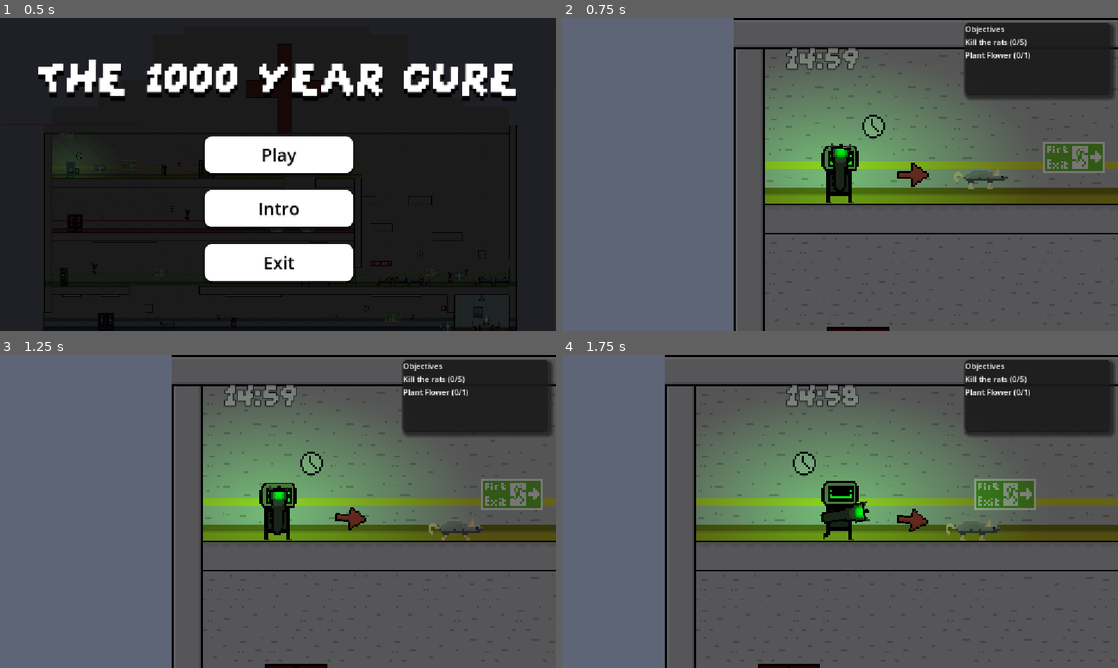
Above: before the commit, frames 1-4 (two rows, left to right).
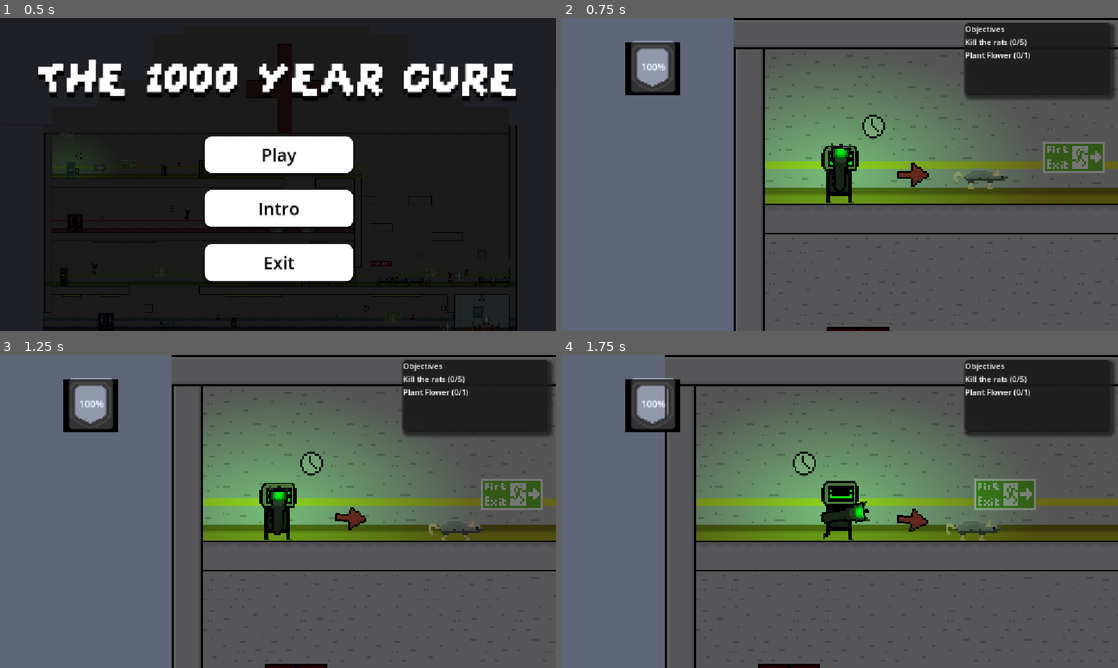
Above: after the commit, the same moments.

Repository: Milo-Griffiths/GameJam-Time
Game: Godot game, scene res://scenes/main.tscn
Same seed, same stepped clock (60 frames per second), same inputs: the game is played once before the commit and once after it.
Inputs (mouse positions are in pixels of both pictures, inside the frame that each line leads up to):
- Up to frame 1 (0.5 s): no input
- Up to frame 2 (0.75 s): click "Play" at 0.5 s
- Up to frame 3 (1.25 s): no input
- Up to frame 4 (1.75 s): tap Enter (ui_accept) at 1.25, 1.52 s; move the mouse to (962, 495) at 1.27 s; hold Right (right) from 1.28 s (still down); hold E (Interact) from 1.28 s (still down)

Frame 1 is identical in both runs. In frame 2, 2.2% of the frame differs, in the area x 11-54%, y 7-25%; in frame 3, 2.2%; in frame 4, 2.2%.
Error in both runs: Invalid access to property or key 'global_position' on a base object of type 'null instance'. (res://assets/scripts/interactable.gd:12)

Commit message:
added hp bar

Diff:
--- a/assets/scripts/BatteryTimer.gd
+++ b/assets/scripts/BatteryTimer.gd
@@ -18,3 +18,10 @@
 	var mins : int = time / 60
 	var sec : int = int(time) % 60
 	text = str(mins) +":"+ str(sec)
+
+
+
+
+
+func _on_player_ui_hit() -> void:
+	pass # Replace with function body.
--- a/assets/scripts/player.gd
+++ b/assets/scripts/player.gd
@@ -11,6 +11,7 @@
 var moving = false
 var canjump = 2
 signal died
+signal hurt
 
 #interaction stuff
 #var Interact_prompt = load("res://scenes/UI/interaction_ui.tscn")
@@ -103,7 +104,8 @@
 		animated_sprite_2d.play("damage")
 		is_hurt = true
 		point_light.color = Color.RED
-		hp = hp -10
+		hp -= 10
+		emit_signal("hurt")
 		iframes = 5
 	if iframes > 0:
 		iframes = iframes - delta * 10
--- /dev/null
+++ b/scenes/UI/Hp_bar.gd
@@ -0,0 +1,23 @@
+extends ProgressBar
+
+const maxhp = 100
+var health =100
+
+func _ready():
+	health = maxhp
+
+# Called every frame. 'delta' is the elapsed time since the previous frame.
+func _process(delta: float) -> void:
+	$".".value = (float(health)/float(maxhp))*100
+	print((health/maxhp)*100)
+
+func damadge(dmg):
+	health -= dmg
+func regen(boost):
+	health += boost
+	if(health > maxhp):
+		health = maxhp
+
+
+func _on_player_ui_hit() -> void:
+	damadge(10)
--- /dev/null
+++ b/scenes/UI/emit.gd
@@ -0,0 +1,8 @@
+extends Control
+
+signal hit
+# Called when the node enters the scene tree for the first time.
+
+
+func _on_player_hurt() -> void:
+	emit_signal("hit")
--- a/scenes/UI/player_ui.tscn
+++ b/scenes/UI/player_ui.tscn
@@ -1,8 +1,14 @@
 [gd_scene format=3 uid="uid://wiyrhm8fwxox"]
 
+[ext_resource type="Script" uid="uid://8y7orgtwx71c" path="res://scenes/UI/emit.gd" id="1_8xbeg"]
+[ext_resource type="Script" uid="uid://ddtb2uui8nox2" path="res://scenes/UI/Hp_bar.gd" id="1_hxbk0"]
 [ext_resource type="Script" uid="uid://dmahjb457dsuw" path="res://assets/scripts/BatteryTimer.gd" id="1_lwipk"]
 [ext_resource type="PackedScene" uid="uid://ck4w6t8ko18lw" path="res://scenes/UI/objective_ui.tscn" id="2_50a1s"]
 [ext_resource type="FontFile" uid="uid://dq8qcabj6yktb" path="res://GrapeSoda.ttf" id="2_q3y81"]
+[ext_resource type="Texture2D" uid="uid://vqvm5rjv4std" path="res://assets/player/New Piskel (14).png" id="2_rns76"]
+
+[sub_resource type="CanvasItemMaterial" id="CanvasItemMaterial_op1xx"]
+blend_mode = 1
 
 [sub_resource type="LabelSettings" id="LabelSettings_50a1s"]
 font = ExtResource("2_q3y81")
@@ -17,8 +23,27 @@
 anchor_bottom = 1.0
 grow_horizontal = 2
 grow_vertical = 2
+script = ExtResource("1_8xbeg")
+
+[node name="Sprite2D" type="Sprite2D" parent="." unique_id=122940135]
+position = Vector2(119.5, 73.5)
+scale = Vector2(2.96875, 2.84375)
+texture = ExtResource("2_rns76")
+
+[node name="ProgressBar" type="ProgressBar" parent="." unique_id=1539345929]
+light_mask = 4
+material = SubResource("CanvasItemMaterial_op1xx")
+layout_mode = 0
+offset_left = 83.0
+offset_top = 26.0
+offset_right = 158.0
+offset_bottom = 115.0
+fill_mode = 3
+script = ExtResource("1_hxbk0")
 
 [node name="Label" type="Label" parent="." unique_id=1472858223]
+visible = false
+light_mask = 5
 z_index = 2
 layout_mode = 0
 offset_left = 238.0
@@ -32,8 +57,12 @@
 script = ExtResource("1_lwipk")
 
 [node name="objective_ui" parent="." unique_id=905169599 instance=ExtResource("2_50a1s")]
+visible = false
+light_mask = 4
 layout_mode = 1
 offset_left = 1.0
 offset_top = 2.0
 offset_right = 1.0
 offset_bottom = 2.0
+
+[connection signal="hit" from="." to="ProgressBar" method="_on_player_ui_hit"]
--- a/scenes/player.tscn
+++ b/scenes/player.tscn
@@ -3,7 +3,7 @@
 [ext_resource type="Script" uid="uid://dsw5u2roqe50o" path="res://assets/scripts/player.gd" id="1_g2els"]
 [ext_resource type="Texture2D" uid="uid://bayb1tjucempf" path="res://assets/player/sams iteration/New Piskel (14).png" id="2_fjrip"]
 [ext_resource type="Texture2D" uid="uid://d2s3l5fy88vfk" path="res://assets/player/sams iteration/New Piskel (12).png" id="2_tuyoq"]
-[ext_resource type="Texture2D" uid="uid://bgguvxlta8hdx" path="res://assets/player/sams iteration/DamagedRobot.png" id="4_fjrip"]
+[ext_resource type="Texture2D" uid="uid://byf67l1cd0shr" path="res://assets/player/sams iteration/DamagedRobot (1).png" id="4_ur7pv"]
 [ext_resource type="Texture2D" uid="uid://c7yudyglpnk8e" path="res://assets/player/sams iteration/New Piskel (13).png" id="6_fjrip"]
 [ext_resource type="Script" uid="uid://crjqbb771u6ni" path="res://scripts/Arrow.gd" id="8_smehm"]
 [ext_resource type="Texture2D" uid="uid://dnwb18i7mlf27" path="res://assets/RedArrow.png" id="8_ur7pv"]
@@ -30,10 +30,6 @@
 atlas = ExtResource("2_tuyoq")
 region = Rect2(0, 0, 32, 32)
 
-[sub_resource type="AtlasTexture" id="AtlasTexture_4r5pv"]
-atlas = ExtResource("4_fjrip")
-region = Rect2(0, 0, 32, 32)
-
 [sub_resource type="AtlasTexture" id="AtlasTexture_3v2ag"]
 atlas = ExtResource("2_tuyoq")
 region = Rect2(0, 0, 32, 32)
@@ -87,7 +83,7 @@
 }, {
 "frames": [{
 "duration": 1.0,
-"texture": SubResource("AtlasTexture_4r5pv")
+"texture": ExtResource("4_ur7pv")
 }],
 "loop": 0,
 "name": &"damage",
@@ -232,4 +228,5 @@
 offset = Vector2(30, 0)
 script = ExtResource("8_smehm")
 
+[connection signal="hurt" from="." to="Camera2D/Player_UI" method="_on_player_hurt"]
 [connection signal="shot" from="gun" to="." method="_on_gun_shot"]
Binary file added: assets/player/New Piskel (14).png
Not shown, changed: assets/player/New Piskel (14).png.import
Binary file added: assets/player/sams iteration/DamagedRobot (1).png
Not shown, added: assets/player/sams iteration/DamagedRobot (1).png.import
Binary file removed: assets/player/sams iteration/DamagedRobot.png
Not shown, added: scenes/UI/Hp_bar.gd.uid
Not shown, added: scenes/UI/emit.gd.uid
